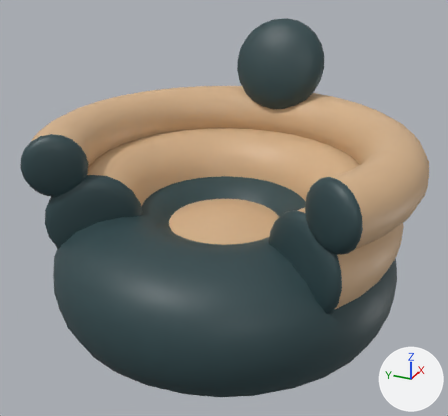
Two versions of the glTF model www/models/lba2/layouts/FI_000_001_010_011_padded_armchair.glb, one commit apart.
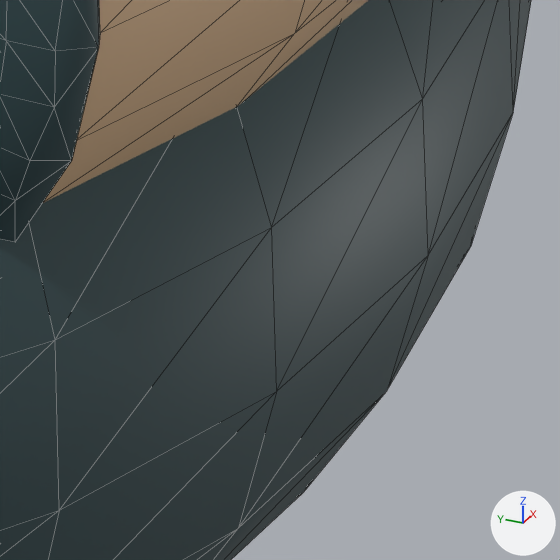
The first picture shows the older version from a 50 mm camera at (-2.381, -1.067, 1.761) aimed at (-0.009, 0.001, 0.575). The close-ups show both versions on the part from 73% to 89% of the width and 68% to 85% of the height of that picture. Lighting does not change. The marker at lower right points along +X, +Y and +Z. The close-ups show mesh edges as thin lines.

Objects in the first close-up: 'padded_armchair'.
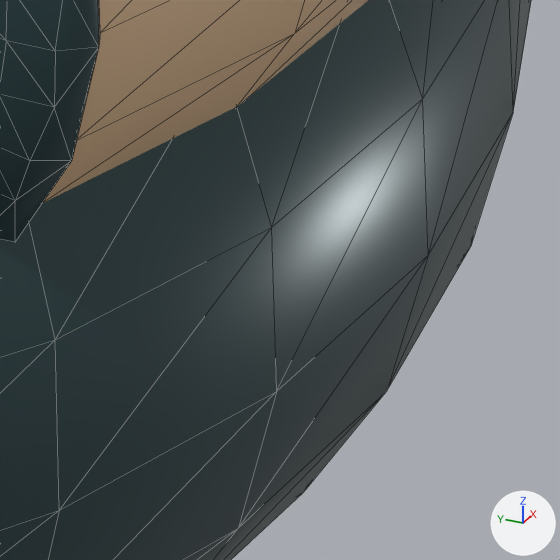
Where the newer file only moved an object's origin or applied its transform, the numbers keep the older frame.

Location of each change, (x1, y1, x2, y2) in pixels of the close-ups (560 x 560 px):
'padded_armchair', recoloured: (40, 0, 437, 560) in both

The change, as a diff of the scene's bpy script:
```diff
--- a/www/models/lba2/layouts/FI_000_001_010_011_padded_armchair.glb.py
+++ b/www/models/lba2/layouts/FI_000_001_010_011_padded_armchair.glb.py
@@ mat_keepmat_metallic @@
+mat_keepmat_metallic = principled_material('keepMat_metallic')
+mat_keepmat_metallic.base_color = (0.0284, 0.063, 0.0704)  # dark cyan #2f474b
+mat_keepmat_metallic.metallic = 0.3
+mat_keepmat_metallic.roughness = 0.3
@@ me_torus_003 @@
 me_torus_003.from_pydata(...)  # 2035 vertices, 3840 faces; spans x -0.8..0.87, y -0.87..0.87, z -0.83..0.5
 me_torus_003.materials.append(mat_9_2)
-me_torus_003.materials.append(mat_5_11)  # dark cyan #2f474b
+me_torus_003.materials.append(mat_keepmat_metallic)  # dark cyan #2f474b
```
